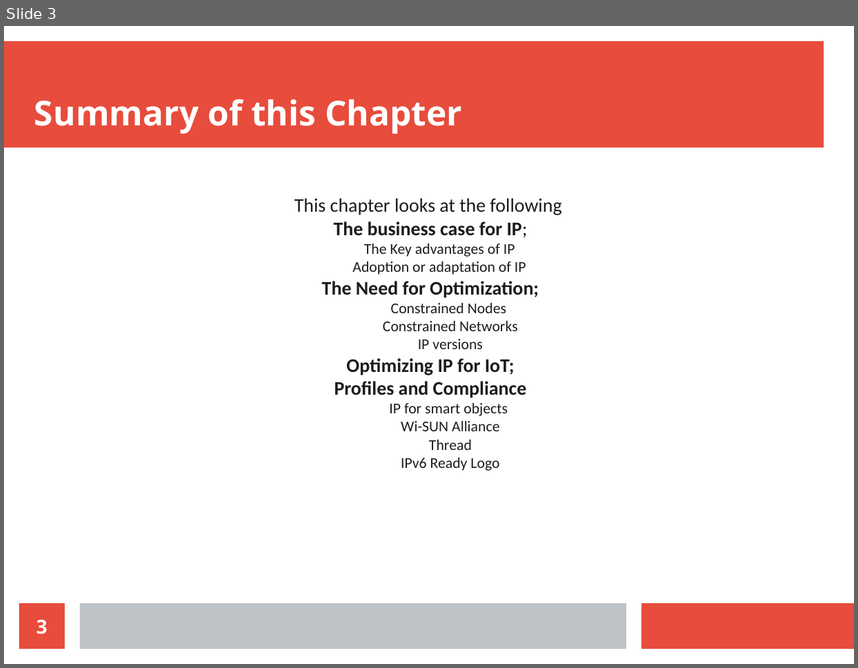
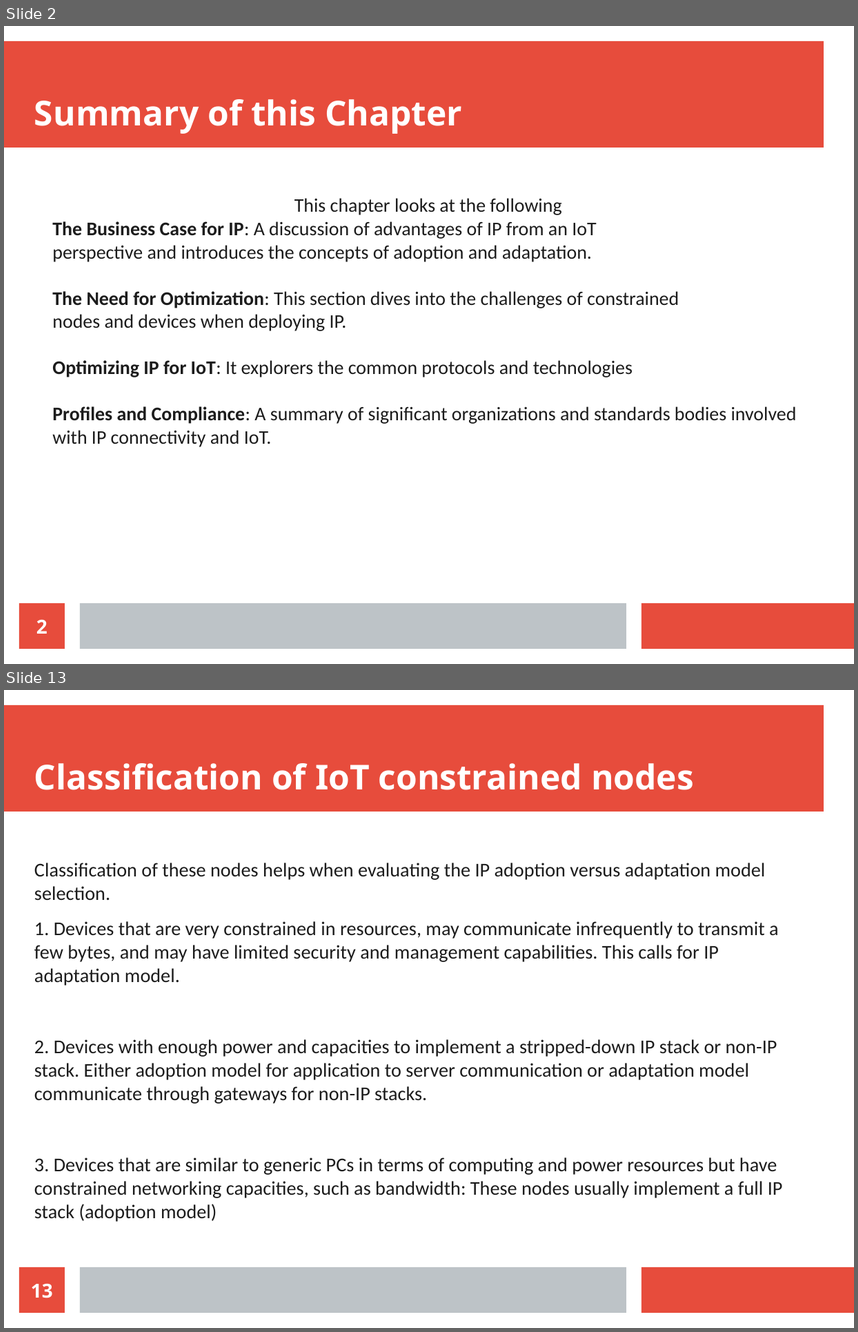
Before and after one commit to Dihfahsih1/Masters-Software-Engineering, a slide deck: yr-sem1/IoT/Chapter-5-slides.odp. Shown one above the other, each under a label of ours: slide 3 before the commit, slides 2 and 13 after it; the slides between them are not shown. The pictures are 858x668 and 858x1332 pixels, drawn with LibreOffice and Linux fonts; fonts in the diff are those of the drawing. Boxes give left, top, right and bottom in pixels: in the first picture for what was removed or moved away, otherwise in the second. Text is boxed around its words. In the diff, an @@ line names an element or a change of style, - is before the commit and + after.

Commit message:
add more resources

```diff
--- a/yr-sem1/IoT/Chapter-5-slides.odp
+++ b/yr-sem1/IoT/Chapter-5-slides.odp
@@ slide 13 added at [4, 690, 854, 1328], background #FFFFFF; not listed: 3 template elements that a slide beside it also shows @@
@@ title added at [34, 763, 694, 790], 32 pt, text #FFFFFF, bold @@
+Classification of IoT constrained nodes
@@ text added at [34, 862, 783, 1221], 18.2 pt, text #1C1C1C @@
+Classification of these nodes helps when evaluating the IP adoption versus adaptation model selection.
+1. Devices that are very constrained in resources, may communicate infrequently to transmit a few bytes, and may have limited security and management capabilities. This calls for IP adaptation model.
+2. Devices with enough power and capacities to implement a stripped-down IP stack or non-IP stack. Either adoption model for application to server communication or adaptation model communicate through gateways for non-IP stacks.
+3. Devices that are similar to generic PCs in terms of computing and power resources but have constrained networking capacities, such as bandwidth: These nodes usually implement a full IP stack (adoption model)
@@ page number added at [19, 1267, 65, 1312], fill #E74C3C, 18 pt, text #FFFFFF, bold @@
+13
@@ what was slide 3 is now slide 2 @@
@@ slide 2 changed as well @@
@@ subtitle at [52, 221, 797, 447]: text changed; size 14 to 18 pt @@
-The business case for IP;
-  The Key advantages of IP
-  Adoption or adaptation of IP
-The Need for Optimization;
-    Constrained Nodes
-    Constrained Networks
-    IP versions
-Optimizing IP for IoT;
-Profiles and Compliance
-    IP for smart objects
-    Wi-SUN Alliance
-    Thread
-    IPv6 Ready Logo
+The Business Case for IP: A discussion of advantages of IP from an IoT
+perspective and introduces the concepts of adoption and adaptation.
+The Need for Optimization: This section dives into the challenges of constrained
+nodes and devices when deploying IP.
+Optimizing IP for IoT: It explorers the common protocols and technologies
+Profiles and Compliance: A summary of significant organizations and standards bodies involved with IP connectivity and IoT.
@@ page number at [36, 619, 47, 633]: text changed @@
-3
+2
```
Also in this commit, not shown: 1 other slide changed, 36 other slides added, 1 slide removed, 7 other files.
